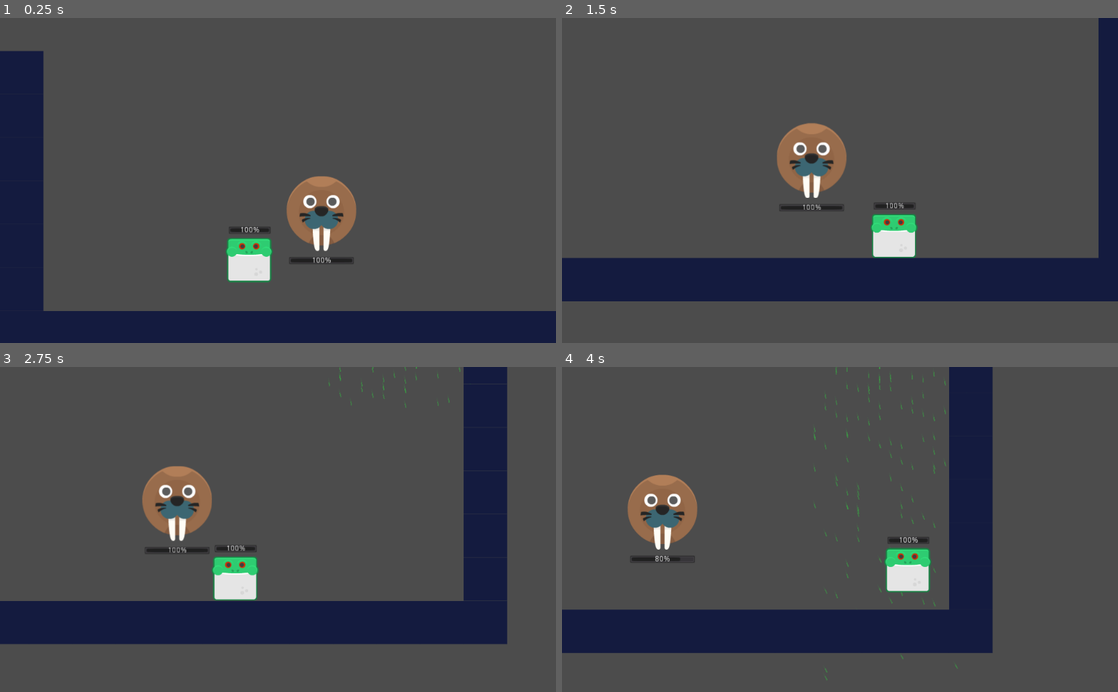
Above: before the commit, frames 1-4 (two rows, left to right).
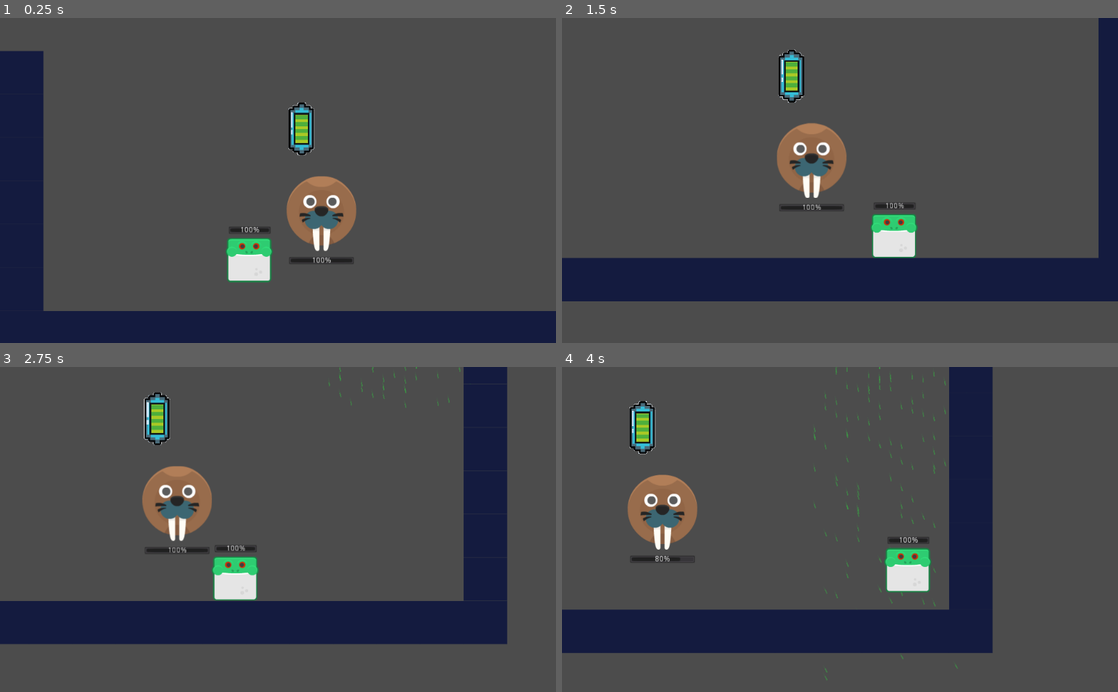
Above: after the commit, the same moments.

Repository: mapedorr/Llubiateria
Game: Godot game, scene res://Game.tscn
The game is run twice, just before and just after one commit, with the same random seed, the same clock (stepped at 60 frames per second) and the same inputs.
Inputs:
- Up to frame 1 (0.25 s): no input
- Up to frame 2 (1.5 s): hold D (move_right) from 0.53 s (still down); tap W (jump) at 0.77 s
- Up to frame 3 (2.75 s): tap W (jump) at 1.52 s; release D (move_right) at 2.03 s; hold A (move_left) from 2.03 s (still down)
- Up to frame 4 (4 s): release A (move_left) at 2.78 s; hold D (move_right) from 2.78 s (still down); tap W (jump) at 3.02, 3.77 s

The runs differ from the first frame. In frame 1, 0.7% of the frame differs, in the area x 51-57%, y 25-43%; in frame 2, 0.7%; in frame 3, 0.7%; in frame 4, 0.7%, in the area x 12-17%, y 10-27%.

Commit message:
agregar la pila

Diff:
--- /dev/null
+++ b/Battery/Battery.gd
@@ -0,0 +1,13 @@
+extends KinematicBody2D
+
+# Declare member variables here. Examples:
+# var a = 2
+# var b = "text"
+
+# Called when the node enters the scene tree for the first time.
+func _ready():
+	pass # Replace with function body.
+
+# Called every frame. 'delta' is the elapsed time since the previous frame.
+#func _process(delta):
+#	pass
--- /dev/null
+++ b/Battery/Battery.tscn
@@ -0,0 +1,19 @@
+[gd_scene load_steps=4 format=2]
+
+[ext_resource path="res://Battery/Battery.gd" type="Script" id=1]
+[ext_resource path="res://Battery/pila.png" type="Texture" id=2]
+
+[sub_resource type="RectangleShape2D" id=1]
+extents = Vector2( 25.0681, 48.8814 )
+
+[node name="Battery" type="KinematicBody2D"]
+script = ExtResource( 1 )
+
+[node name="CollisionShape2D" type="CollisionShape2D" parent="."]
+position = Vector2( -1.326, 3 )
+shape = SubResource( 1 )
+
+[node name="Sprite" type="Sprite" parent="."]
+scale = Vector2( 0.15, 0.15 )
+texture = ExtResource( 2 )
+offset = Vector2( 50, 120 )
--- a/Game.tscn
+++ b/Game.tscn
@@ -1,10 +1,11 @@
-[gd_scene load_steps=8 format=2]
+[gd_scene load_steps=9 format=2]
 
 [ext_resource path="res://Game.gd" type="Script" id=1]
 [ext_resource path="res://Characters/Enfermita/Enfermita.tscn" type="PackedScene" id=2]
 [ext_resource path="res://RainArea.tscn" type="PackedScene" id=3]
 [ext_resource path="res://Levels/Assets/tileset.png" type="Texture" id=4]
 [ext_resource path="res://Characters/PC/PC.tscn" type="PackedScene" id=5]
+[ext_resource path="res://Battery/Battery.tscn" type="PackedScene" id=6]
 
 [sub_resource type="ConvexPolygonShape2D" id=1]
 points = PoolVector2Array( 0, 0, 80, 0, 80, 80, 0, 80 )
@@ -42,7 +43,8 @@
 rain_cooldown = 2
 rain_duration = 3
 
-[node name="TileMap" type="TileMap" parent="."]
+[node name="TEMP" type="TileMap" parent="."]
+editor/display_folded = true
 tile_set = SubResource( 2 )
 cell_size = Vector2( 80, 80 )
 collision_layer = 4
@@ -50,5 +52,8 @@
 format = 1
 tile_data = PoolIntArray( 65535, 0, 0, 13, 0, 0, 131071, 0, 0, 65549, 0, 0, 196607, 0, 0, 131085, 0, 0, 262143, 0, 0, 1 …(279 unchanged characters)…
 
-[node name="PC" parent="TileMap" instance=ExtResource( 5 )]
+[node name="PC" parent="TEMP" instance=ExtResource( 5 )]
 position = Vector2( 378.867, 326.905 )
+
+[node name="Battery" parent="." instance=ExtResource( 6 )]
+position = Vector2( 476.021, 141.263 )
Binary file added: Battery/pila.png
Not shown, added: Battery/pila.png.import
Not shown, added: .DS_Store
Not shown, added: Battery/.DS_Store
